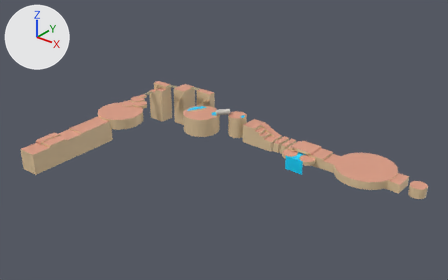
Two versions of the FBX model Intuit/IntuitGames/Assets/Models/Level 2 Assets/SM_Land_Lvl2.fbx, one commit apart.
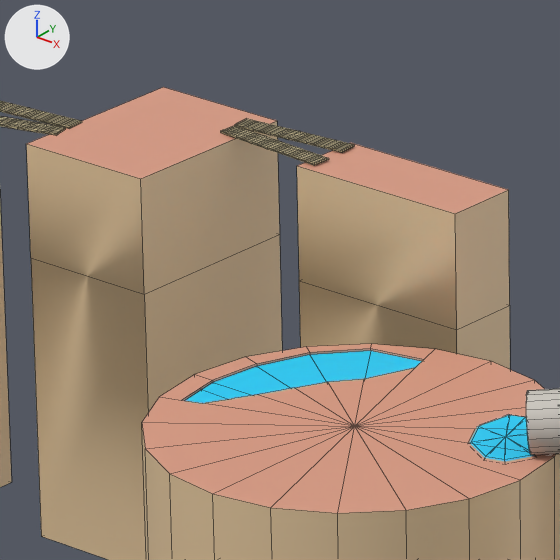
Each version appears first whole from a 50 mm lens placed at (2.428, -1.552, 1.372), pointed at (0.742, 0.555, 0.065), and next in a close-up on the part from 38% to 49% of the width and 27% to 44% of the height. Arrows for +X, +Y and +Z are at upper left; the lights stay in place. The close-ups show mesh edges as thin lines. Where no turn or scale is listed for an object, it has been applied to the vertices. Vertices at the same position are counted once.
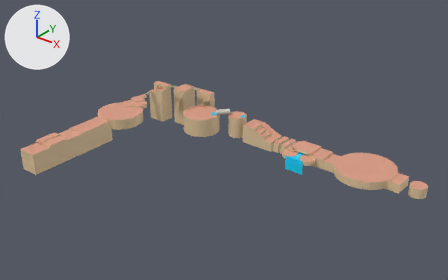
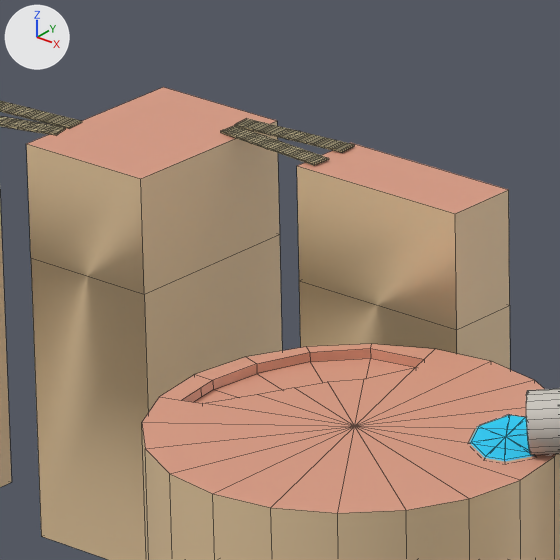
Commit message: Updated Level 2 with new scene components (new land/metal/wood)

What differs and where, as boxes [x1, y1, x2, y2] in the close-ups (560 x 560 px):
part 1 of me_mesh, cut back
    before: [184, 351, 422, 403]
    after: [195, 358, 415, 403]

Edits to the bpy script that builds the scene:
```text
Change me_mesh:
    used by ob_polysurface289; location = (0.0, 0.0, 0.0)
    remove me_mesh.from_pydata(...)  # 1852 vertices, 2898 faces; spans x -0.12..1.63, y -0.05..1.07, z -0.13..0.08
    add me_mesh.from_pydata(...)  # 1838 vertices, 2883 faces; spans x -0.12..1.63, y -0.05..1.07, z -0.13..0.08
    me_mesh part 1
    14 vertices are removed from x 0.28..0.34, y 0.8..0.91, z 0.01
    20 faces are deleted
    5 new faces join them, mat_dead_grass (beige #dc9d84)
```
